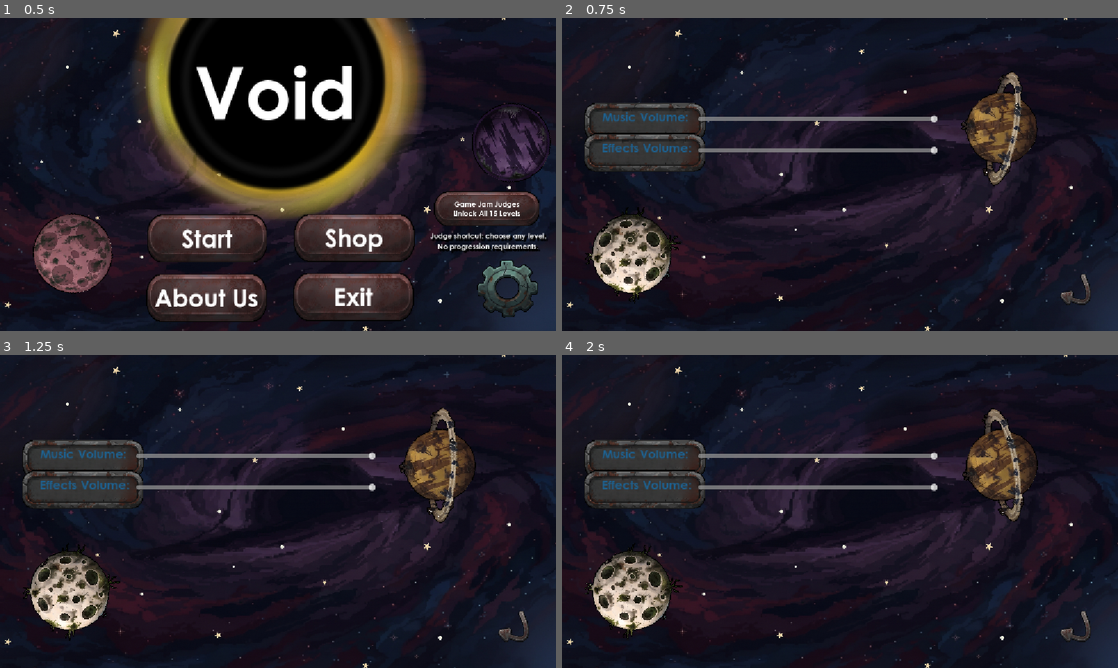
Above: before the commit, frames 1-4 (two rows, left to right).
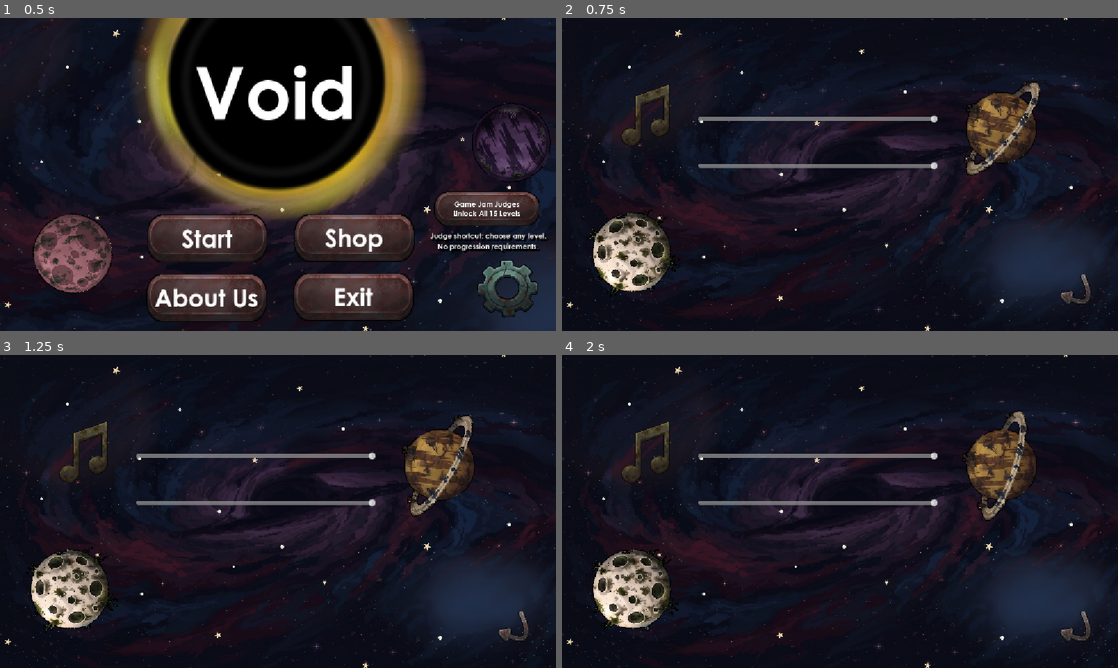
Above: after the commit, the same moments.

Repository: mbkhh/HollowGardoon
Game: Godot game, scene res://scenes/game.tscn
The game is run twice, just before and just after one commit, with the same random seed, the same clock (stepped at 60 frames per second) and the same inputs.
Inputs (mouse positions are in pixels of both pictures, inside the frame that each line leads up to):
- Up to frame 1 (0.5 s): no input
- Up to frame 2 (0.75 s): click (1067, 287) at 0.5 s
- Up to frame 3 (1.25 s): no input
- Up to frame 4 (2 s): tap Enter (ui_accept) at 1.25, 1.52 s; move the mouse to (962, 495) at 1.27 s; hold Space from 1.28 s (still down); click (962, 495) at 1.42 s

Frame 1 is identical in both runs. In frame 2, 20% of the frame differs, in the area x 0-100%, y 0-100%; in frame 3, 20%; in frame 4, 20%.

Commit message:
Update settings.tscn

Diff:
--- a/scenes/settings.tscn
+++ b/scenes/settings.tscn
@@ -3,12 +3,12 @@
 [ext_resource type="Texture2D" uid="uid://b7y5n0ogo4dw" path="res://assets/sprites/background/Background_0.png" id="1_gis3k"]
 [ext_resource type="Script" uid="uid://cbd1iqxlm8aj" path="res://scripts/settings.gd" id="1_gjs24"]
 [ext_resource type="Texture2D" uid="uid://cpwj2nc76n8wt" path="res://assets/sprites/Assets/UI/Frame.png" id="2_83j8s"]
-[ext_resource type="Theme" uid="uid://x17b0mv7nh7a" path="res://assets/sprites/Assets/UI/Themes/setting.tres" id="2_am25x"]
 [ext_resource type="PackedScene" uid="uid://04tw7iirgh22" path="res://scenes/Planets/planet01.tscn" id="3_gjs24"]
 [ext_resource type="Texture2D" uid="uid://cmyk7qg5fh2ky" path="res://assets/sprites/background/Background_2.png" id="4_am25x"]
 [ext_resource type="PackedScene" uid="uid://4vexgvcimoou" path="res://scenes/Planets/asteroid_mover.tscn" id="6_uhhto"]
 [ext_resource type="Texture2D" uid="uid://cc7i44nfn5ei0" path="res://assets/sprites/Assets/UI/Return.png" id="7_83j8s"]
 [ext_resource type="PackedScene" uid="uid://cf65nhnv2e43k" path="res://scenes/Effects/cameraEffect.tscn" id="9_4ppmf"]
+[ext_resource type="Texture2D" uid="uid://bnue7h051c7e1" path="res://assets/sprites/Assets/UI/MusicSymbol.png" id="9_am25x"]
 
 [sub_resource type="Curve2D" id="Curve2D_1g033"]
 bake_interval = 303.66
@@ -29,38 +29,6 @@
 [node name="Settings" type="Node2D" unique_id=48634429]
 script = ExtResource("1_gjs24")
 
-[node name="Label" type="Label" parent="." unique_id=185785022]
-offset_left = -493.0
-offset_top = -136.0
-offset_right = -307.0
-offset_bottom = -96.0
-theme = ExtResource("2_am25x")
-text = "Music Volume:"
-
-[node name="Panel" type="Panel" parent="Label" unique_id=1257990407]
-z_index = -1
-layout_mode = 0
-offset_left = -37.0
-offset_top = -13.0
-offset_right = 215.0
-offset_bottom = 67.0
-
-[node name="Label2" type="Label" parent="." unique_id=106863897]
-offset_left = -494.0
-offset_top = -72.0
-offset_right = -321.0
-offset_bottom = -38.0
-theme = ExtResource("2_am25x")
-text = "Effects Volume:"
-
-[node name="Panel" type="Panel" parent="Label2" unique_id=581183010]
-z_index = -1
-layout_mode = 0
-offset_left = -37.0
-offset_top = -13.0
-offset_right = 215.0
-offset_bottom = 67.0
-
 [node name="MusicSlider" type="HSlider" parent="." unique_id=1977583117]
 offset_left = -294.0
 offset_top = -142.0
@@ -71,9 +39,9 @@
 
 [node name="SfxSlider" type="HSlider" parent="." unique_id=2012426657]
 offset_left = -294.0
-offset_top = -77.0
+offset_top = -45.0
 offset_right = 203.0
-offset_bottom = -23.0
+offset_bottom = 9.0
 max_value = 1.0
 step = 0.01
 
@@ -81,7 +49,8 @@
 z_index = -4096
 
 [node name="Background0" type="Sprite2D" parent="background" unique_id=754520818]
-position = Vector2(73, 11)
+position = Vector2(26, -2)
+scale = Vector2(0.6640967, 0.63611114)
 texture = ExtResource("1_gis3k")
 
 [node name="Frame" type="Sprite2D" parent="background" unique_id=1221016207]
@@ -92,7 +61,7 @@
 
 [node name="Planet2" parent="background" unique_id=423020146 instance=ExtResource("3_gjs24")]
 position = Vector2(-425, 164)
-rotation = -900.8582
+rotation = -824.9398
 SelectedType = "planet01"
 radius = 75.0
 mass = 56.25
@@ -105,7 +74,7 @@
 
 [node name="Planet" parent="background" unique_id=140036638 instance=ExtResource("3_gjs24")]
 position = Vector2(336, -96.99999)
-rotation = -629.1072
+rotation = -974.1908
 SelectedType = "planet03"
 radius = 74.0
 mass = 54.76
@@ -150,6 +119,10 @@
 text = "
 "
 
+[node name="MusicSymbol" type="Sprite2D" parent="." unique_id=1491587958]
+position = Vector2(-403, -123)
+texture = ExtResource("9_am25x")
+
 [connection signal="changed" from="MusicSlider" to="." method="_on_music_slider_changed"]
 [connection signal="value_changed" from="MusicSlider" to="." method="_on_music_slider_value_changed"]
 [connection signal="changed" from="SfxSlider" to="." method="_on_sfx_slider_changed"]
